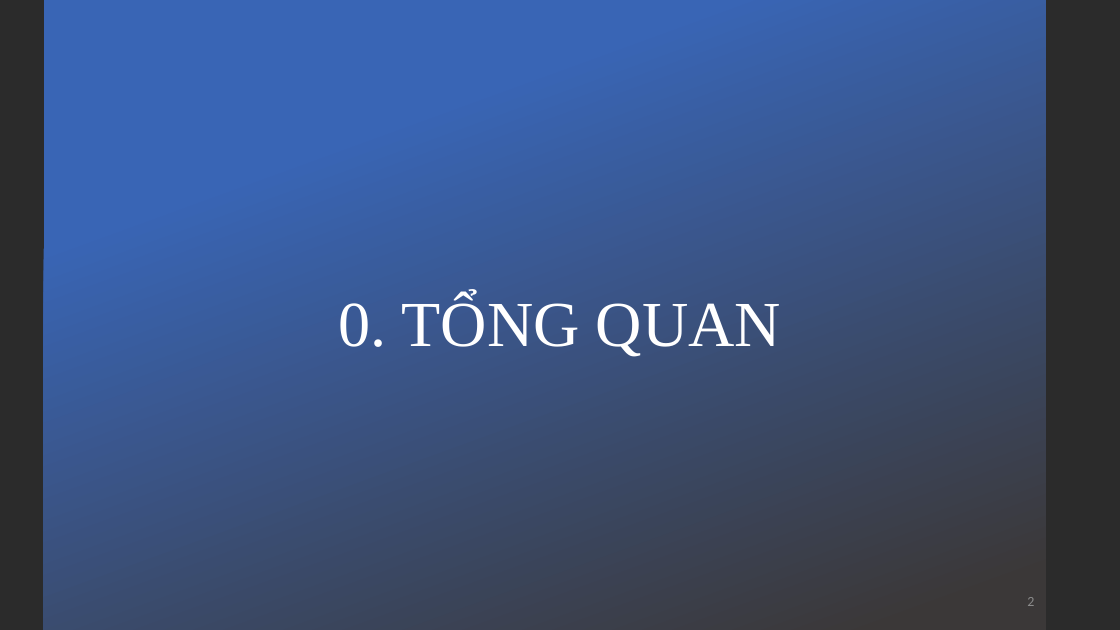
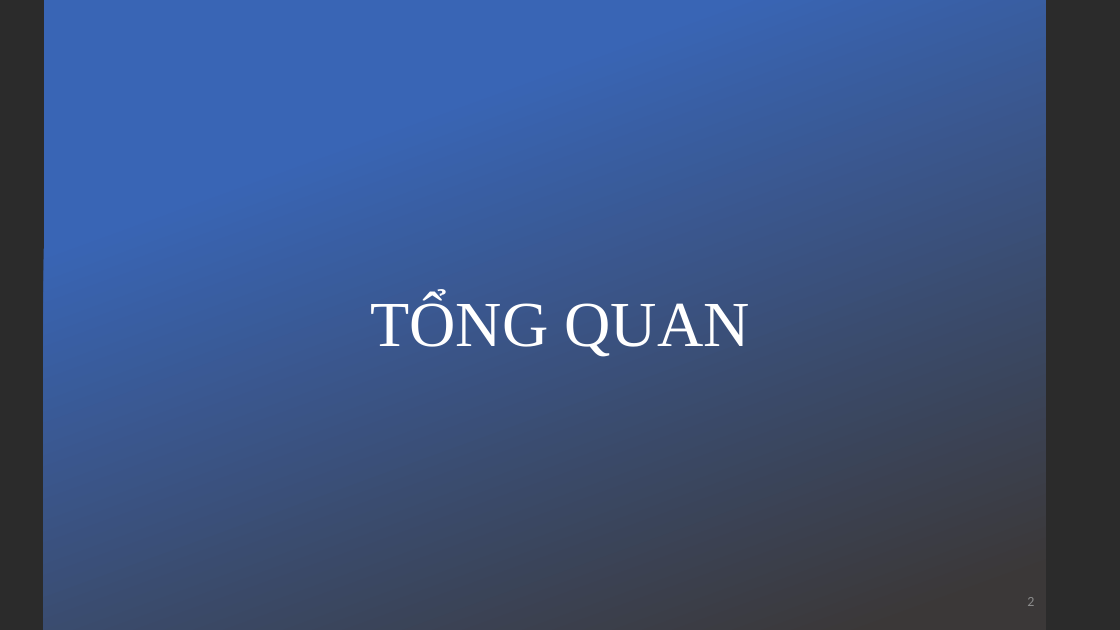
Before and after one commit to kieuconghau/lthdt-18clc1-09, a slide deck: slide 2 of Design Patterns/Design Patterns [Official]/Visitor/Visitor Design Pattern [Official].pptx. Drawn at 1120x630 pixels with LibreOffice and Linux fonts; fonts in the diff are those of the drawing; background and template pictures are left out; a plain dark background stands for a picture behind light text. Boxes give left, top, right and bottom in pixels: in the first picture for what was removed or moved away, otherwise in the second. Text is boxed around its words. In the diff, an @@ line names an element or a change of style, - is before the commit and + after.

```diff
--- a/Design Patterns/Design Patterns [Official]/Visitor/Visitor Design Pattern [Official].pptx
+++ b/Design Patterns/Design Patterns [Official]/Visitor/Visitor Design Pattern [Official].pptx
@@ title at <box>370,296,749,357</box>: text changed @@
-0. TỔNG QUAN
+TỔNG QUAN
```
Also in this commit, not shown: 36 other slides changed, 38 other files.
